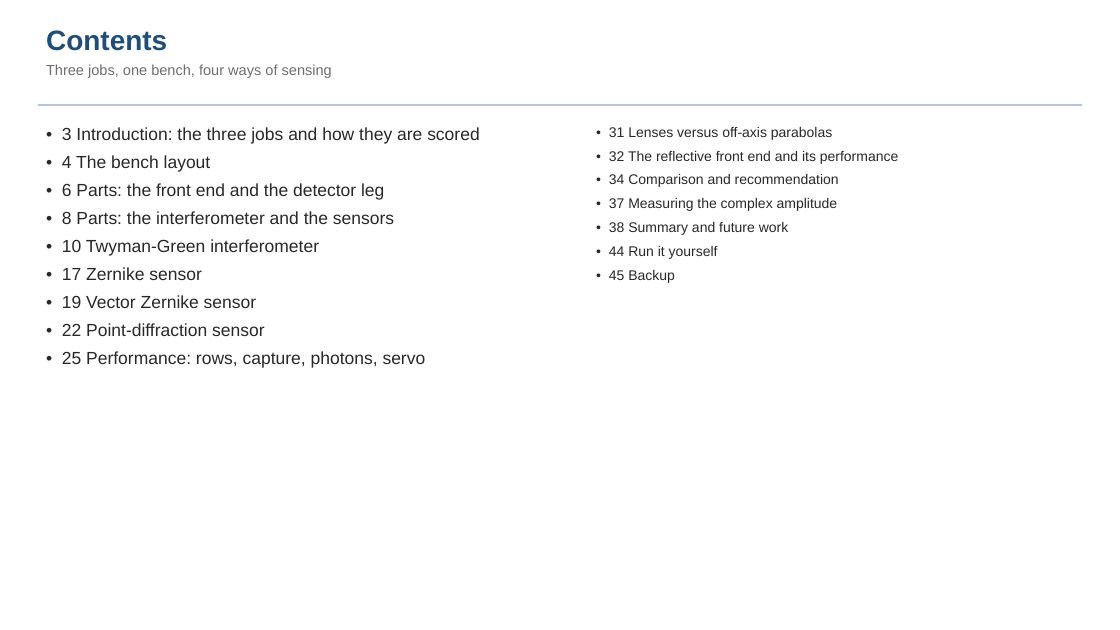
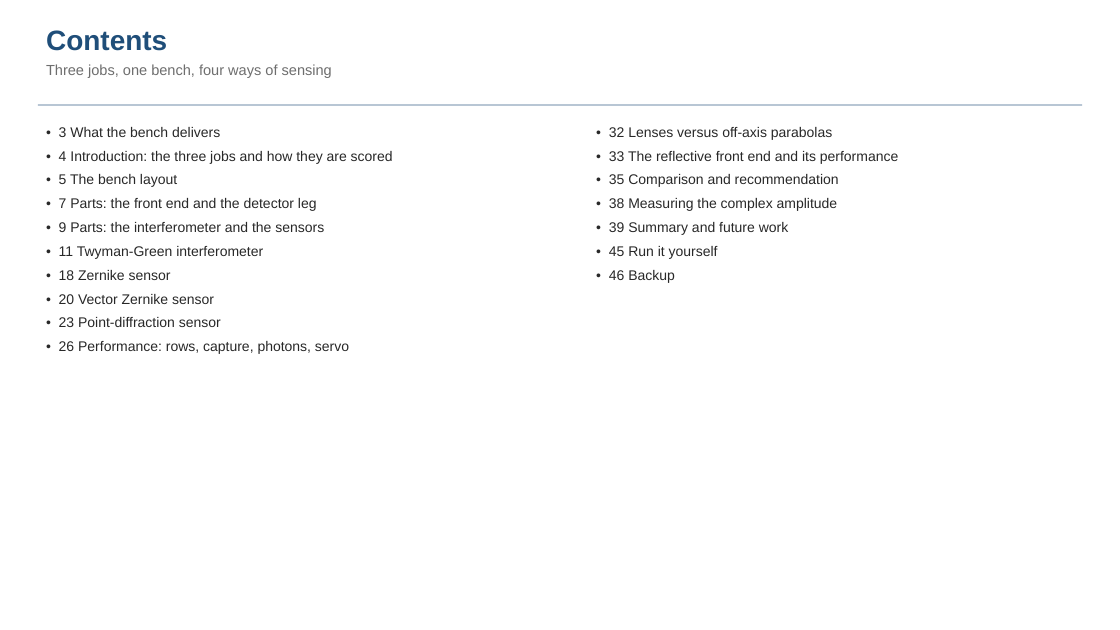
Before and after one commit to nasa-jpl/macos, a slide deck: slide 2 of demo_session/deck_gauges.pptx. Drawn at 1120x630 pixels with LibreOffice and Linux fonts; fonts in the diff are those of the drawing. Boxes give left, top, right and bottom in pixels: in the first picture for what was removed or moved away, otherwise in the second. Text is boxed around its words. In the diff, an @@ line names an element or a change of style, - is before the commit and + after.

```diff
--- a/demo_session/deck_gauges.pptx
+++ b/demo_session/deck_gauges.pptx
@@ text at box(59, 127, 393, 354): text changed; size 15 to 12 pt @@
-• 3 Introduction: the three jobs and how they are scored
-• 4 The bench layout
-• 6 Parts: the front end and the detector leg
-• 8 Parts: the interferometer and the sensors
-• 10 Twyman-Green interferometer
-• 17 Zernike sensor
-• 19 Vector Zernike sensor
-• 22 Point-diffraction sensor
-• 25 Performance: rows, capture, photons, servo
+• 3 What the bench delivers
+• 4 Introduction: the three jobs and how they are scored
+• 5 The bench layout
+• 7 Parts: the front end and the detector leg
+• 9 Parts: the interferometer and the sensors
+• 11 Twyman-Green interferometer
+• 18 Zernike sensor
+• 20 Vector Zernike sensor
+• 23 Point-diffraction sensor
+• 26 Performance: rows, capture, photons, servo
@@ text at box(609, 127, 898, 283): text changed @@
-• 31 Lenses versus off-axis parabolas
-• 32 The reflective front end and its performance
-• 34 Comparison and recommendation
-• 37 Measuring the complex amplitude
-• 38 Summary and future work
-• 44 Run it yourself
-• 45 Backup
+• 32 Lenses versus off-axis parabolas
+• 33 The reflective front end and its performance
+• 35 Comparison and recommendation
+• 38 Measuring the complex amplitude
+• 39 Summary and future work
+• 45 Run it yourself
+• 46 Backup
```
Also in this commit, not shown: 2 other slides changed, 1 slide added, 1 other file.
